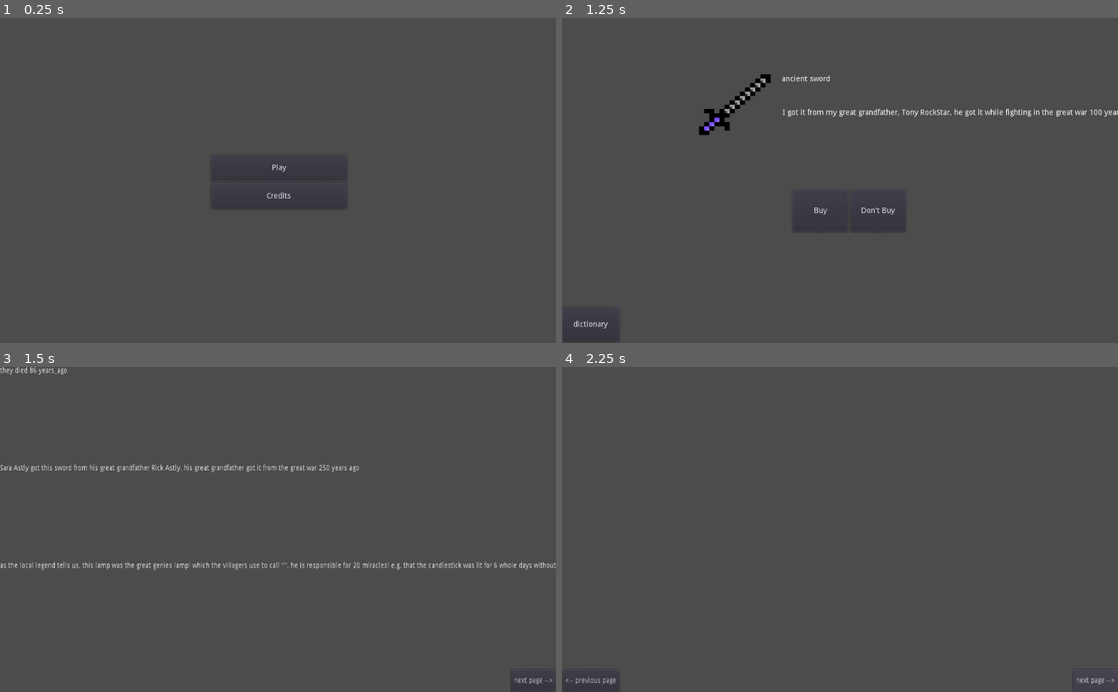
Above: before the commit, frames 1-4 (two rows, left to right).
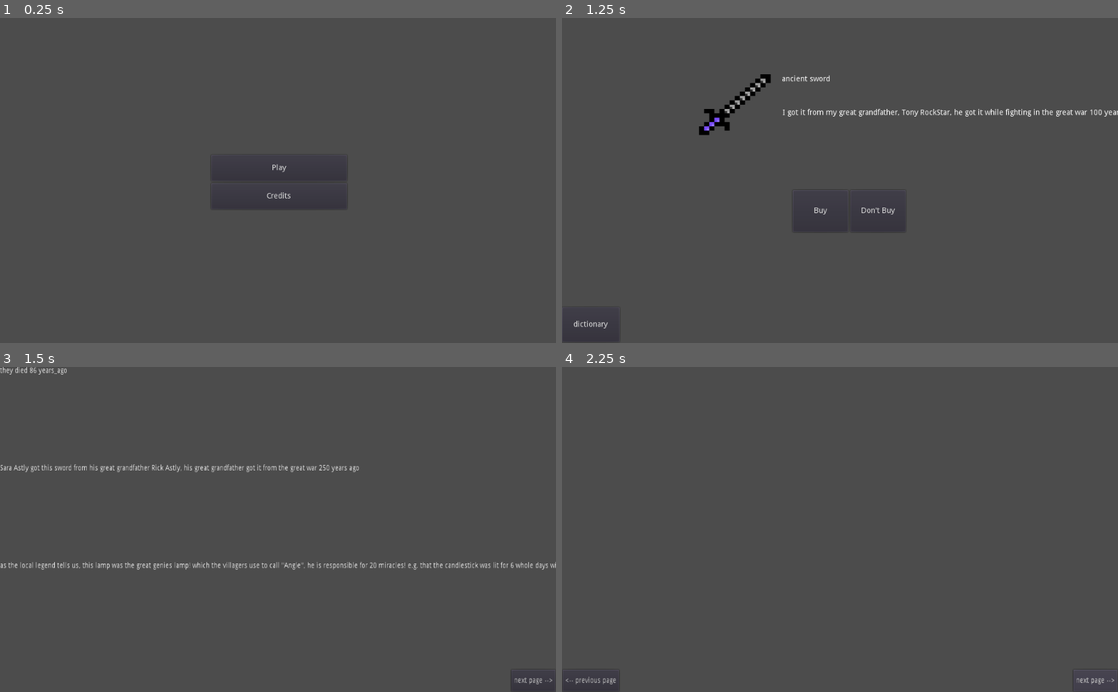
Above: after the commit, the same moments.

Repository: Birdoflames/BrackeysGameJam
Game: Godot game, scene res://Start_Scene.tscn
Two runs of this game, one before a commit and one after it. Both use one fixed random seed, a clock stepped at 60 frames per second and the inputs below.
Inputs:
- Up to frame 1 (0.25 s): no input
- Up to frame 2 (1.25 s): click "Play" at 0.5 s
- Up to frame 3 (1.5 s): click "dictionary" at 1.25 s
- Up to frame 4 (2.25 s): click "next page -->" at 2 s

Frames 1-2 are identical in both runs. In frame 3, 0.5% of the frame differs, in the area x 51-100%, y 60-63%; in frame 4, nothing differs.
Error in both runs: Invalid call. Nonexistent function 'dictionary_story' in base 'Sprite'. (res://Dictonary.gd:22)

Commit message:
continue 1 sprites

Diff:
--- a/gene's oil lamp.gd
+++ b/gene's oil lamp.gd
@@ -3,7 +3,7 @@
 var random = RandomNumberGenerator.new()
 var something = random.randomize()
 
-var chosen_name = rnd(0,5)
+var chosen_name = rnd(0,2)
 
 var miracles_count = rnd(10,24)
 var lit_for = rnd(5,15)
@@ -23,11 +23,7 @@
 	elif chosen_name == 2:
 		 genies_name = "Aladin"
 
-	elif chosen_name == 3:
-		 genies_name = ""
 
-	elif chosen_name == 4:
-		 genies_name = ""
 
 	else:
 		 genies_name = "Jerry Smith"
--- a/mona lisa's picture.gd
+++ b/mona lisa's picture.gd
@@ -3,7 +3,7 @@
 var random = RandomNumberGenerator.new()
 var something = random.randomize()
 
-var chosen_name = rnd(0,5)
+var chosen_name = rnd(0,2)
 
 var miracles_count = rnd(10,24)
 var lit_for = rnd(5,15)
@@ -27,11 +27,6 @@
 	elif chosen_name == 2:
 		 genies_name = "Aladin"
 
-	elif chosen_name == 3:
-		 genies_name = ""
-
-	elif chosen_name == 4:
-		 genies_name = ""
 
 	else:
 		 genies_name = "Jerry Smith"
Not shown, removed: README.md
